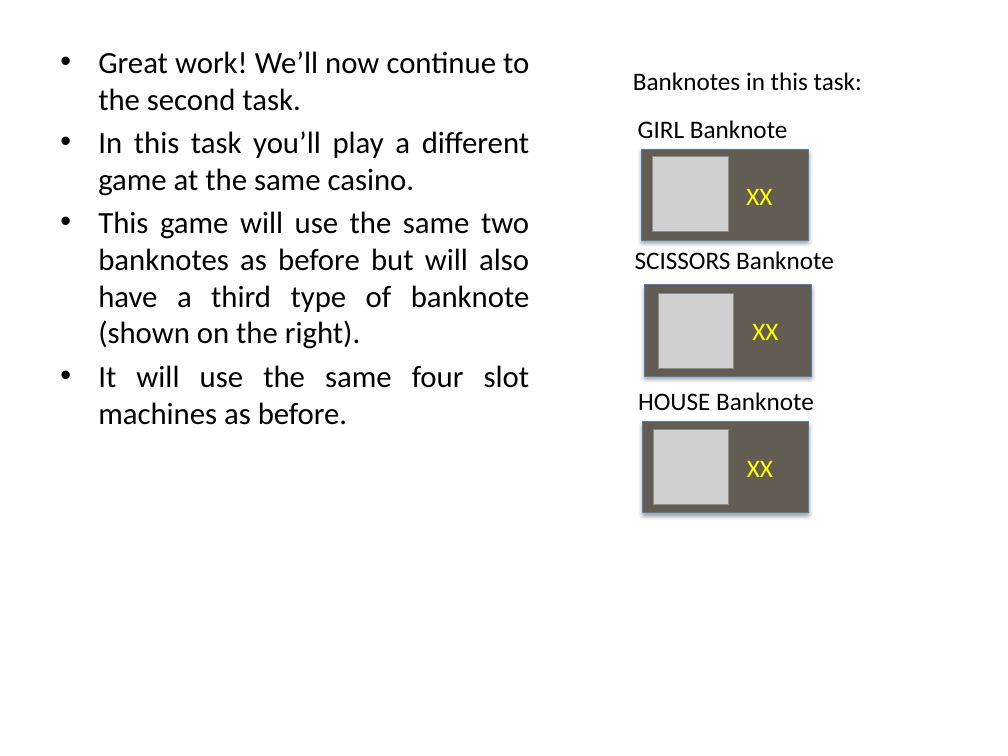
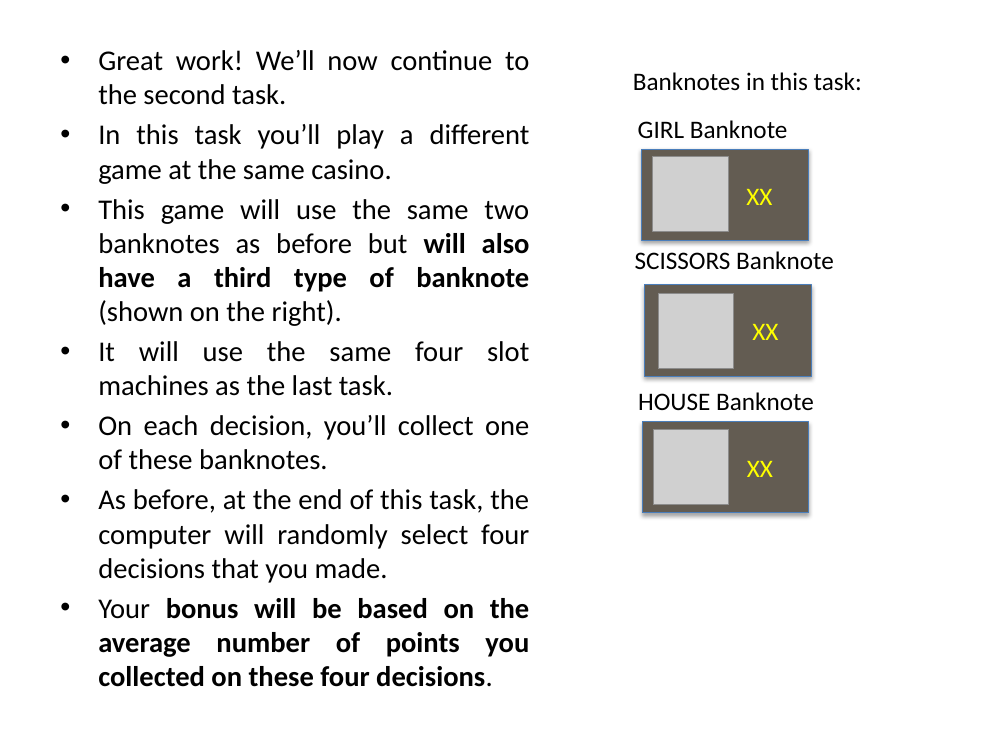
Before and after one commit to evanrussek/uws_jsp, a slide deck: slide 16 of Stimuli/uws_instr_slides.pptx. Drawn at 1008x756 pixels with LibreOffice and Linux fonts; fonts in the diff are those of the drawing; grey boxes stand for pictures. Boxes give left, top, right and bottom in pixels: in the first picture for what was removed or moved away, otherwise in the second. Text is boxed around its words. In the diff, an @@ line names an element or a change of style, - is before the commit and + after.

```diff
--- a/Stimuli/uws_instr_slides.pptx
+++ b/Stimuli/uws_instr_slides.pptx
@@ text at [98, 50, 530, 326]: size 22 to 20.4 pt in "Great work! We’ll now continue to the ...", "In this task you’ll play a different ...", "This game will use the same two ..."; bold on in "will also have a third type of ..." @@
@@ text at [98, 341, 530, 687]: text changed; size 22 to 20.4 pt @@
-• It will use the same four slot machines as before.
+• It will use the same four slot machines as the last task.
+• On each decision, you’ll collect one of these banknotes.
+• As before, at the end of this task, the computer will randomly select four decisions that you made.
+• Your bonus will be based on the average number of points you collected on these four decisions.
```
Also in this commit, not shown: 4 other slides changed, 13 other files.
